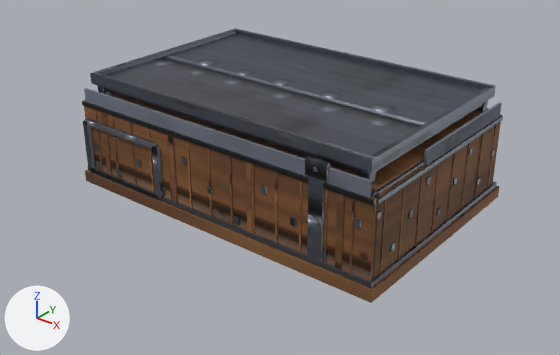
Renders of the FBX model art/models/Advanced.IronTeeth/LOD1.fbx from each side of a commit.
Rendered twice from a 50 mm camera at (3.74, -4.78, 3.05) aimed at (0.04, -0.16, 0.18). The lights are fixed; the arrows at lower left show +X, +Y and +Z. The first picture is the older version. Vertices at exactly the same position are counted once.

Objects in the first picture: 'SM_HDBF_BoxFarm_Advanced_LOD1'.
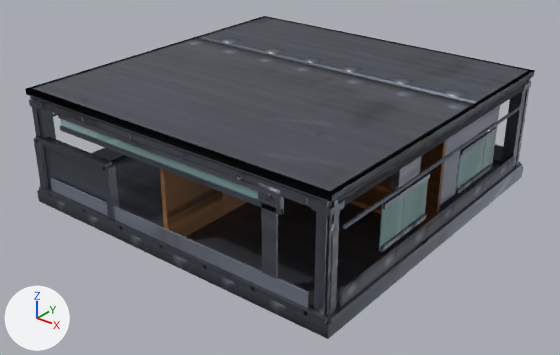
Boxes (x1, y1, x2, y2) around the edits, measured in the pictures (560 x 355 px; the box of a moved part takes in the faces that stretch with it):
'SM_HDBF_BoxFarm_Advanced_LOD1', reshaped (21% wider, 17% taller)
    before: (82, 28, 503, 303)
    after: (25, 16, 535, 339)
part 1 of me_sm_hdbf_boxfarm_advanced_lod1_mesh, moved or reshaped
    before: (85, 170, 500, 303)
    after: (37, 156, 523, 339)
part 2 of me_sm_hdbf_boxfarm_advanced_lod1_mesh, added
    after: (30, 96, 47, 188)
part 3 of me_sm_hdbf_boxfarm_advanced_lod1_mesh, added
    after: (318, 200, 328, 315)
part 4 of me_sm_hdbf_boxfarm_advanced_lod1_mesh, added
    after: (515, 78, 531, 166)
part 5 of me_sm_hdbf_boxfarm_advanced_lod1_mesh, added
    after: (329, 200, 338, 315)
part 6 of me_sm_hdbf_boxfarm_advanced_lod1_mesh, added
    after: (36, 108, 56, 188)
part 7 of me_sm_hdbf_boxfarm_advanced_lod1_mesh, added
    after: (501, 90, 526, 167)
part 8 of me_sm_hdbf_boxfarm_advanced_lod1_mesh, added
    after: (314, 202, 340, 315)
part 9 of me_sm_hdbf_boxfarm_advanced_lod1_mesh, moved or reshaped (mostly hidden before)
    before: (371, 189, 379, 196)
    after: (34, 98, 329, 207)
part 10 of me_sm_hdbf_boxfarm_advanced_lod1_mesh, added
    after: (331, 80, 528, 207)
part 11 of me_sm_hdbf_boxfarm_advanced_lod1_mesh, rebuilt (26% wider, 30% taller)
    before: (90, 28, 496, 172)
    after: (25, 16, 535, 203)
part 12 of me_sm_hdbf_boxfarm_advanced_lod1_mesh, rebuilt (42% wider, 39% taller)
    before: (377, 116, 503, 204)
    after: (343, 106, 522, 229)
part 13 of me_sm_hdbf_boxfarm_advanced_lod1_mesh, deleted
    before: (83, 85, 502, 281)
part 14 of me_sm_hdbf_boxfarm_advanced_lod1_mesh, built on
    before: (82, 93, 497, 288)
    after: (29, 81, 531, 324)

The edits, one by one:
me_sm_hdbf_boxfarm_advanced_lod1_mesh is used by ob_sm_hdbf_boxfarm_advanced_lod1; location (0.0, 0.0, 0.0).
me_sm_hdbf_boxfarm_advanced_lod1_mesh had 1452 vertices, 2286 faces and spanned x -1.5..1.5, y -1.0..1.0, z 0.0..1.0.
me_sm_hdbf_boxfarm_advanced_lod1_mesh now has 1420 vertices, 2306 faces and spans x -1.5..1.5, y -1.5..1.5, z 0.0..1.0.
me_sm_hdbf_boxfarm_advanced_lod1_mesh part 1: the loose piece of 8 vertices spanning x -1.5..1.5, y -1.0..1.0, z 0.0..0.1 is scaled about its middle by (1, 1.5, 1), in mat_m_hdbf_metal.
me_sm_hdbf_boxfarm_advanced_lod1_mesh part 2: a new loose piece, a box spanning x -1.44..-1.4, y -1.472..-1.46, z 0.1..0.95, in mat_m_hdbf_metal.
me_sm_hdbf_boxfarm_advanced_lod1_mesh part 3: a new loose piece, a box spanning x 1.4..1.44, y -1.472..-1.46, z 0.1..0.95, in mat_m_hdbf_metal.
me_sm_hdbf_boxfarm_advanced_lod1_mesh part 4: a new loose piece, a box spanning x 1.46..1.472, y 1.4..1.44, z 0.1..0.95, in mat_m_hdbf_metal.
me_sm_hdbf_boxfarm_advanced_lod1_mesh part 5: a new loose piece, a box spanning x 1.46..1.472, y -1.44..-1.4, z 0.1..0.95, in mat_m_hdbf_metal.
me_sm_hdbf_boxfarm_advanced_lod1_mesh part 6: a new loose piece, a box spanning x -1.45..-1.35, y -1.45..-1.35, z 0.1..0.95, in mat_m_hdbf_metal.
me_sm_hdbf_boxfarm_advanced_lod1_mesh part 7: a new loose piece, a box spanning x 1.35..1.45, y 1.35..1.45, z 0.1..0.95, in mat_m_hdbf_metal.
me_sm_hdbf_boxfarm_advanced_lod1_mesh part 8: a new loose piece, a box spanning x 1.35..1.45, y -1.45..-1.35, z 0.1..0.95, in mat_m_hdbf_metal.
me_sm_hdbf_boxfarm_advanced_lod1_mesh part 9: the loose piece of 8 vertices spanning x -1.43..1.43, y -0.94..-0.86, z 0.7..0.78 is moved by (0.0, -0.53, 0.16).
me_sm_hdbf_boxfarm_advanced_lod1_mesh part 10: a new loose piece, a box spanning x 1.395..1.465, y -1.44..1.44, z 0.865..0.935, in mat_m_hdbf_metal.
me_sm_hdbf_boxfarm_advanced_lod1_mesh part 11: the loose piece of 28 vertices spanning x -1.39..1.39, y -0.91..0.91, z 0.91..1.0 is rebuilt with 28 vertices and now spans x -1.48..1.48, y -1.48..1.48, z 0.95..1.0.
me_sm_hdbf_boxfarm_advanced_lod1_mesh part 12: the loose piece of 8 vertices spanning x 1.45..1.47, y -0.94..0.94, z 0.72..0.75 is rebuilt with 8 vertices and now spans x 1.46..1.47, y -1.32..1.32, z 0.7..0.73, in mat_m_hdbf_fabric.
me_sm_hdbf_boxfarm_advanced_lod1_mesh part 13: 134 loose pieces with 1280 vertices, spanning x -1.47..1.47, y -0.99..0.97, z 0.08..0.91, are deleted.
me_sm_hdbf_boxfarm_advanced_lod1_mesh part 14: 96 vertices removed from x -1.48..1.48, y -0.98..0.98, z 0.1..0.8; 1128 vertices added at x -1.5..1.5, y -1.5..1.5, z 0.08..0.95.
Other edits to the shape of me_sm_hdbf_boxfarm_advanced_lod1_mesh do not show in these pictures.
